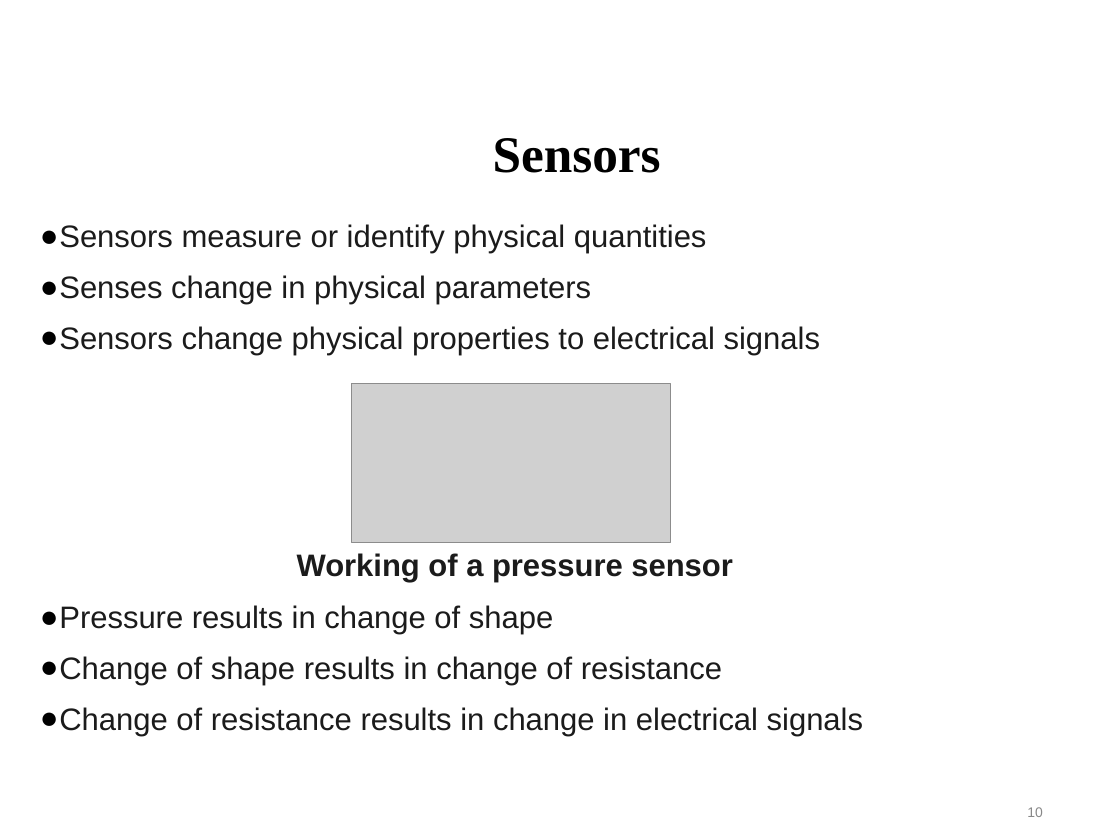
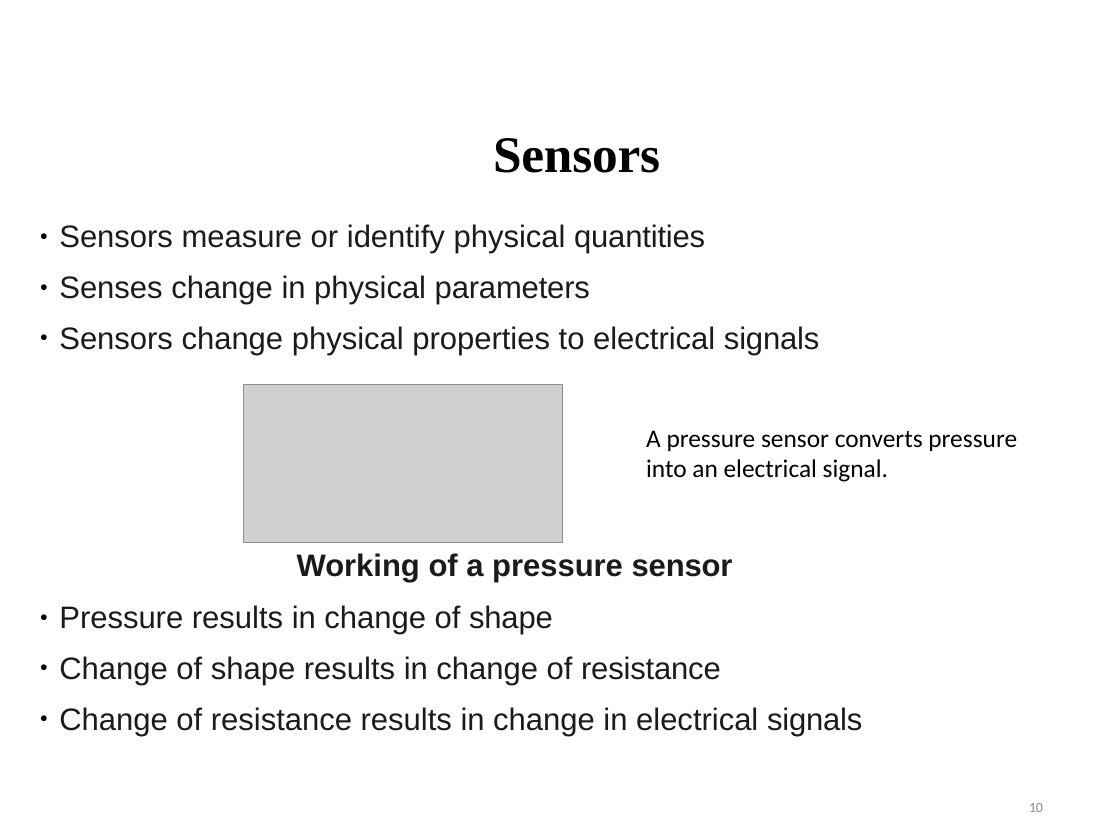
Before and after one commit to najnin26/Internet-of-Things-IoT, a slide deck: slide 10 of Chapter_5_IoT_device_components.pptx. Drawn at 1120x840 pixels with LibreOffice and Linux fonts; fonts in the diff are those of the drawing; grey boxes stand for pictures. Boxes give left, top, right and bottom in pixels: in the first picture for what was removed or moved away, otherwise in the second. Text is boxed around its words. In the diff, an @@ line names an element or a change of style, - is before the commit and + after.

```diff
--- a/Chapter_5_IoT_device_components.pptx
+++ b/Chapter_5_IoT_device_components.pptx
@@ text "Sensors measure or identify physical ..." at (x1=59, y1=224, x2=819, y2=356): letter spacing 0 to -0.1 pt in "quantities", "parameters", "signals"; more space between paragraphs @@
@@ picture moved from (x1=351, y1=384, x2=670, y2=542) to (x1=244, y1=384, x2=563, y2=542) @@
@@ text added at (x1=646, y1=430, x2=1017, y2=482), 18 pt, text #000000 @@
+A pressure sensor converts pressure into an electrical signal.
@@ text "Working of a pressure sensor" at (x1=59, y1=553, x2=862, y2=736): letter spacing 0 to -0.1 pt in "sensor", "shape", "resistance", "signals"; more space between paragraphs @@
@@ page number at (x1=1029, y1=803, x2=1043, y2=812): font Arial to Calibri, text colour #888888 to #8C8C8C, letter spacing 0 to -0.2 pt; line spacing 2.32 to 20.9pt @@
```
Also in this commit, not shown: 57 other slides changed.
